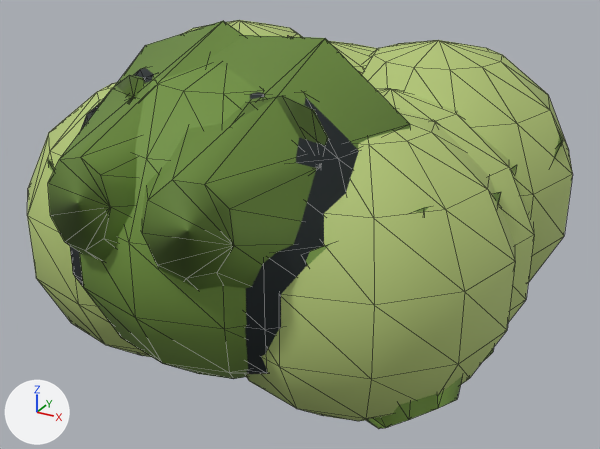
A saved change to the glTF model public/models/grasshopperUltimate.glb.
Camera for both pictures: a 50 mm lens placed at (2.66, -4.74, 2.3), pointed at (0.13, -0.13, -0.01). Every picture has the same lights, and +X, +Y and +Z are marked at lower left. The older version comes first. Mesh edges are drawn as thin lines. Vertices at exactly the same position are counted once.

Objects in the first picture: 'Optimized insect'.
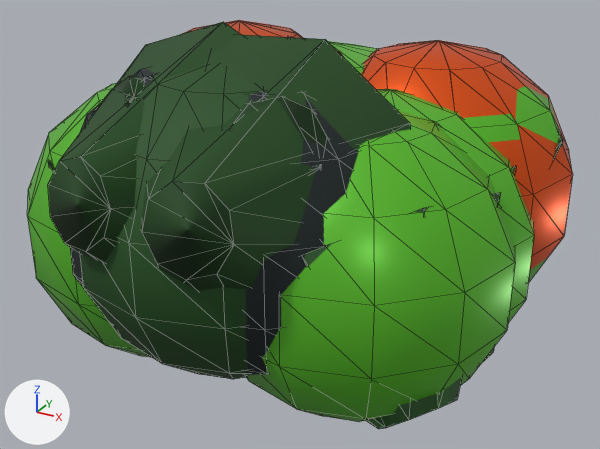
The newer file is also turned or shifted as a whole; pictures and numbers use the older file's frame.

Location of each change, [x1, y1, x2, y2] in pixels of the pictures (600 x 449 px; the box of a moved part takes in the faces that stretch with it):
'Optimized insect', recoloured, surface changed, reshaped
    both: [27, 20, 573, 429]
part 1 of me_complete_articulated_insect_anatomy, added
    after: [185, 20, 303, 38]
part 2 of me_complete_articulated_insect_anatomy, added
    after: [361, 40, 573, 270]
part 3 of me_complete_articulated_insect_anatomy, moved or reshaped
    before: [48, 21, 410, 290]
    after: [48, 22, 411, 291]

Diff of the bpy script that builds the scene:
```diff
--- a/public/models/grasshopperUltimate.glb.py
+++ b/public/models/grasshopperUltimate.glb.py
@@ mat_mat0 @@
 mat_mat0 = principled_material('mat0')
-mat_mat0.base_color = (0.159, 0.283, 0.0452)  # green #6f913c
+mat_mat0.base_color = (0.013, 0.0742, 0.0103)  # dark green #1e4d1a
 mat_mat0.roughness = 0.72
@@ mat_mat1 @@
 mat_mat1 = principled_material('mat1')
-mat_mat1.base_color = (0.451, 0.571, 0.181)  # green #b3c776
-mat_mat1.roughness = 0.72
+mat_mat1.base_color = (0.107, 0.521, 0.0232)  # green #5cbf2a
+mat_mat1.roughness = 0.36
@@ mat_mat4 @@
 mat_mat4.base_color = (0.202, 0.144, 0.0545)  # brown #7c6a42
-mat_mat4.roughness = 0.72
+mat_mat4.roughness = 0.36
+mat_mat4.metallic = 0.72
@@ mat_mat5 @@
+mat_mat5 = principled_material('mat5')
+mat_mat5.base_color = (0.888, 0.107, 0.0116)  # orange #f25c1c
+mat_mat5.roughness = 0.72
@@ me_complete_articulated_insect_anatomy @@
 # used by ob_optimized_insect; location = (0.0, 0.0, 0.0)
-me_complete_articulated_insect_anatomy.from_pydata(...)  # 1262 vertices, 2366 faces; spans x -1.76..1.76, y -1.76..1.57, z -1.0..1.42
+me_complete_articulated_insect_anatomy.from_pydata(...)  # 1415 vertices, 2658 faces; spans x -1.76..1.76, y -1.76..1.57, z -1.0..1.41
+# me_complete_articulated_insect_anatomy part 1: a new loose piece, a UV sphere (12 segments, 7 rings, poles along z) spanning x -1.76..0.19, y -0.38..1.57, z -0.81..1.19, in mat_mat4 (orange #f25c1c)
+# me_complete_articulated_insect_anatomy part 2: a new loose piece, a UV sphere (12 segments, 7 rings, poles along z) spanning x -0.19..1.76, y -0.38..1.57, z -0.81..1.19, in mat_mat4 (orange #f25c1c)
+# me_complete_articulated_insect_anatomy part 3
+# 22 vertices in x -1.04..0.99, y -1.76..0.73, z -0.72..1.42 move by (0.0, 0.0, -0.01)
+# 8 vertices in x -1.17..1.19, y -1.73..0.04, z 0.16..1.09 move by (0.0, -0.01, -0.01)
+# 7 vertices in x -1.1..1.06, y -0.81..0.48, z -0.34..1.27 move by (0.0, -0.01, 0.0)
+# 6 vertices in x -0.99..1.02, y 0.26..0.77, z -0.54..0.51 move by (0.0, 0.0, 0.01)
+# 6 vertices in x -0.38..1.13, y -0.99..0.5, z 0.21..0.87 move by (0.0, 0.01, 0.01)
+# 5 vertices in x -1.13..0.49, y -1.05..0.74, z -0.72..0.51 move by (0.0, 0.01, 0.0)
+# 49 vertices move from x -1.09..1.11, y -1.71..0.78, z -0.7..1.27 to x -1.1..1.11, y -1.71..0.78, z -0.71..1.26
+# 5 vertices are added at (0.0, -0.15, 0.4), (0.0, -0.46, 0.25), (0.0, -0.31, 0.55), (0.0, 0.04, 0.53), (0.0, 0.14, 0.27)
+# 4 new faces join them, mat_mat5 (orange #f25c1c)
 me_complete_articulated_insect_anatomy.materials.append(mat_mat0)
@@ me_complete_articulated_insect_anatomy @@
 me_complete_articulated_insect_anatomy.materials.append(mat_mat4)
+me_complete_articulated_insect_anatomy.materials.append(mat_mat5)  # orange #f25c1c
```
